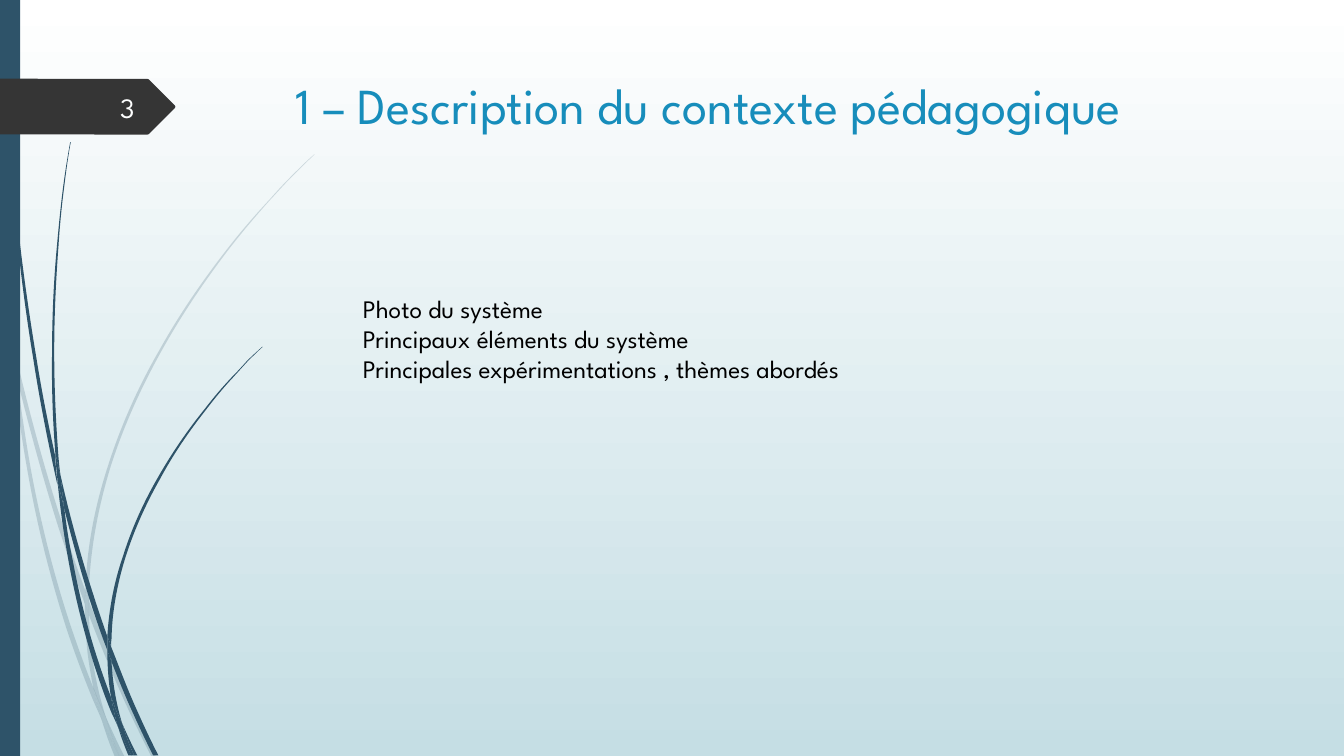
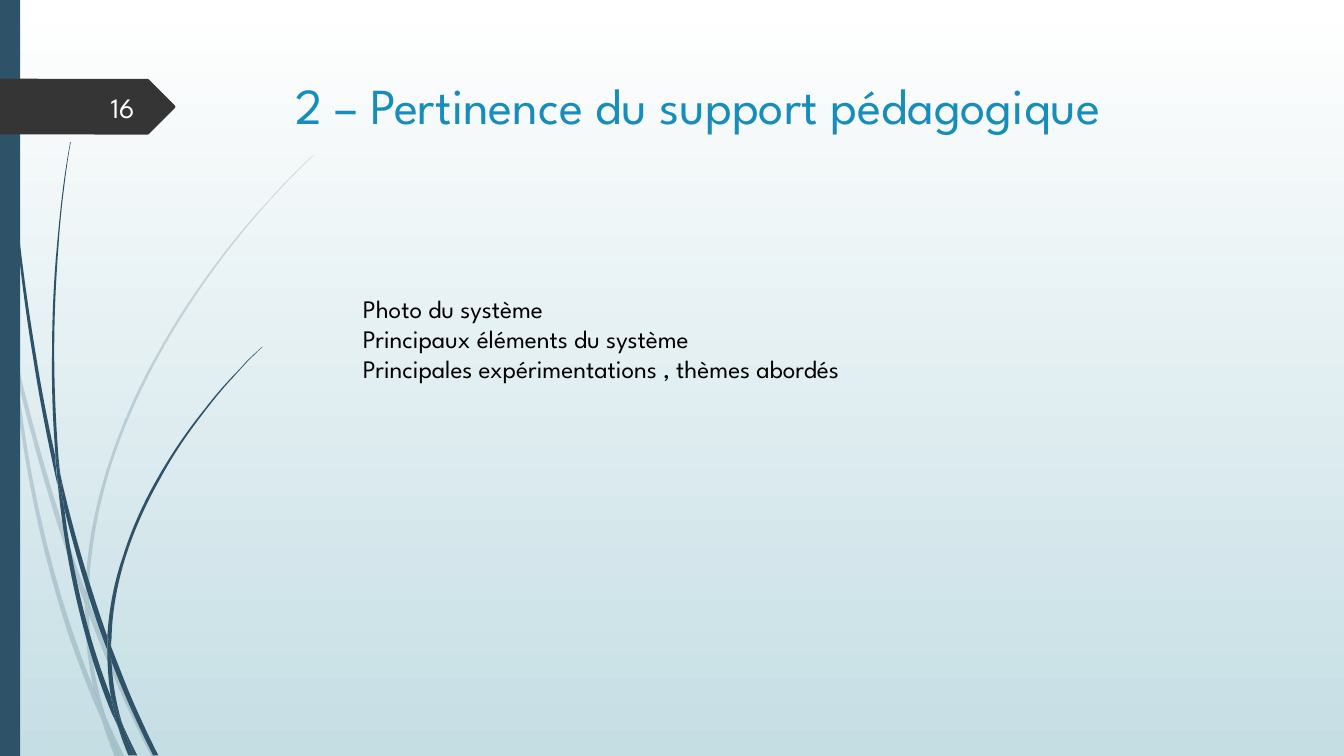
Before and after one commit to SdeuxiModeles/Modeles, a slide deck: slide 16 of NGEN.pptx (slide 3 before the commit). Drawn at 1344x756 pixels with LibreOffice and Linux fonts; fonts in the diff are those of the drawing. Boxes give left, top, right and bottom in pixels: in the first picture for what was removed or moved away, otherwise in the second. Text is boxed around its words. In the diff, an @@ line names an element or a change of style, - is before the commit and + after.

```diff
--- a/NGEN.pptx
+++ b/NGEN.pptx
@@ title at (x1=296, y1=89, x2=1101, y2=135): text changed @@
-1 – Description du contexte pédagogique
+2 – Pertinence du support pédagogique
@@ page number at (x1=111, y1=99, x2=135, y2=119): text changed @@
-3
+16
```
Also in this commit, not shown: 15 other slides changed, 1 other file.
